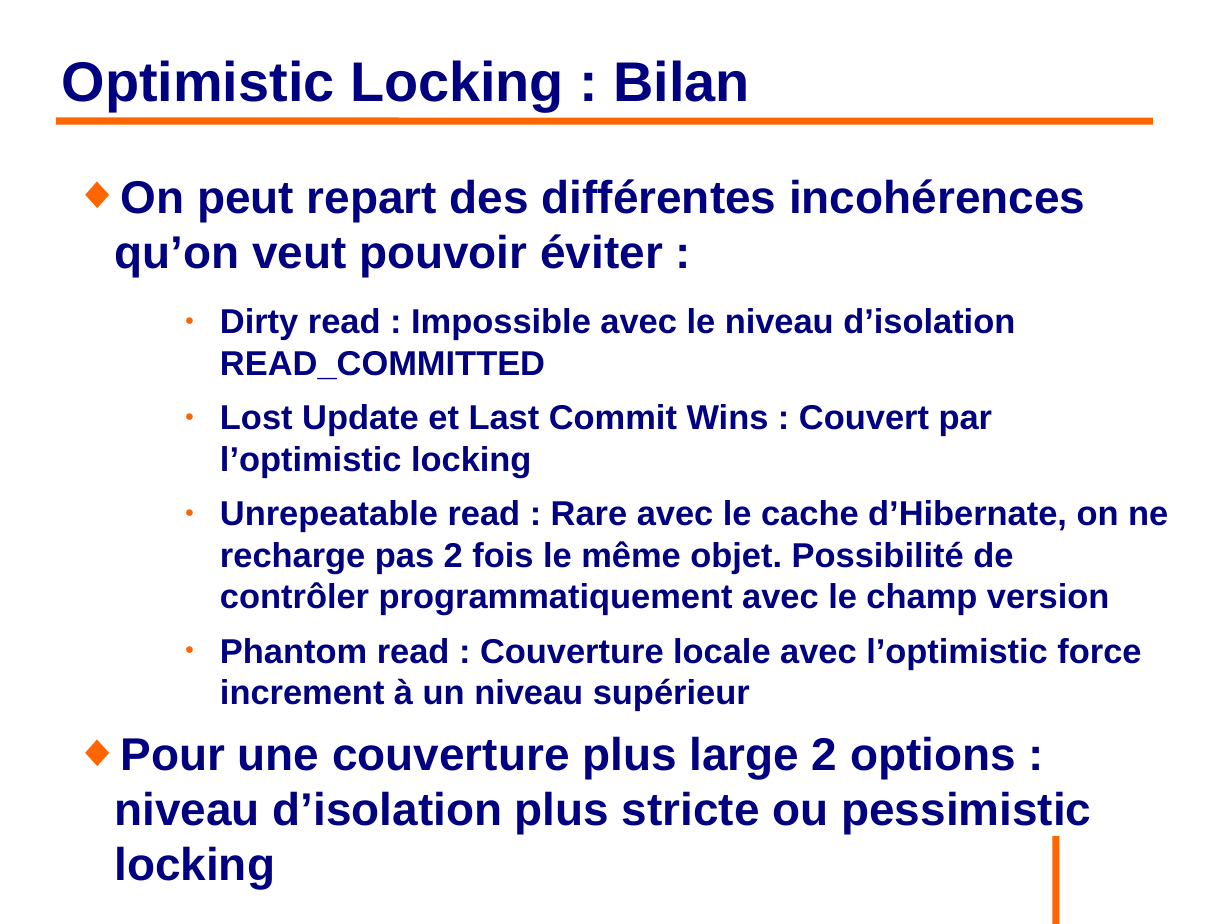
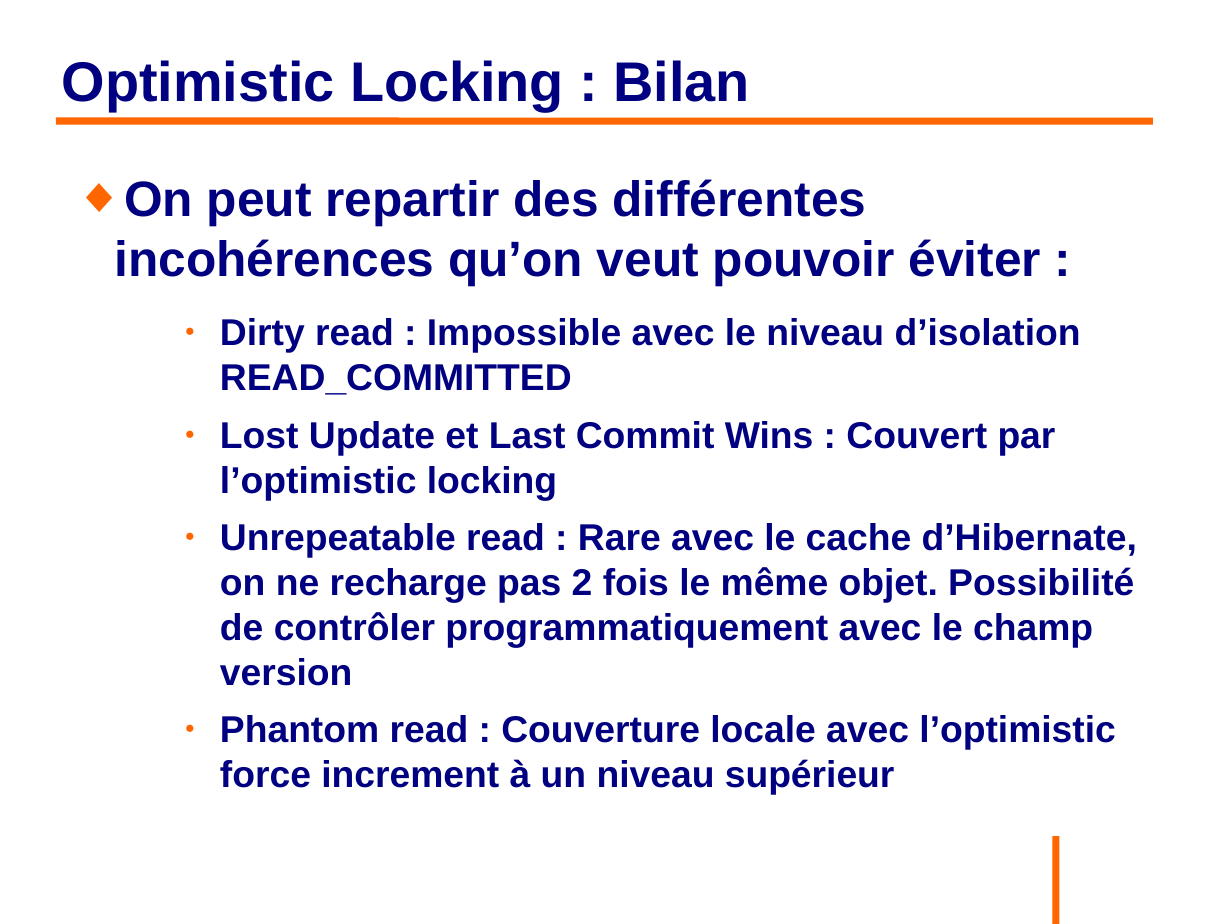
Before and after one commit to philphils/formation-hibernate-avancee, a slide deck: slide 104 of Documentation/diapo_formation_hibernate_avancee.odp (slide 102 before the commit). Drawn at 1232x924 pixels with LibreOffice and Linux fonts; fonts in the diff are those of the drawing; background and template pictures are left out. Boxes give left, top, right and bottom in pixels: in the first picture for what was removed or moved away, otherwise in the second. Text is boxed around its words. In the diff, an @@ line names an element or a change of style, - is before the commit and + after.

Commit message:
Relecture diapo partie Pessimistic locking

```diff
--- a/Documentation/diapo_formation_hibernate_avancee.odp
+++ b/Documentation/diapo_formation_hibernate_avancee.odp
@@ text at (114, 179, 1041, 286): text changed; size 29.6 to 32 pt @@
-◆ On peut repart des différentes incohérences qu’on veut pouvoir éviter :
+◆ On peut repartir des différentes incohérences qu’on veut pouvoir éviter :
@@ text at (220, 318, 1137, 795): size 22.2 to 24 pt in "Dirty read : Impossible avec le niveau ...", "Lost Update et Last Commit Wins : ...", "Unrepeatable read : Rare avec le cache ...", "Phantom read : Couverture locale avec l’optimistic ..." @@
@@ text at (114, 736, 1091, 834): paragraph removed @@
-◆ Pour une couverture plus large 2 options : niveau d’isolation plus stricte ou pessimistic locking
```
Also in this commit, not shown: 23 other slides changed, 6 slides added, 2 slides removed.
